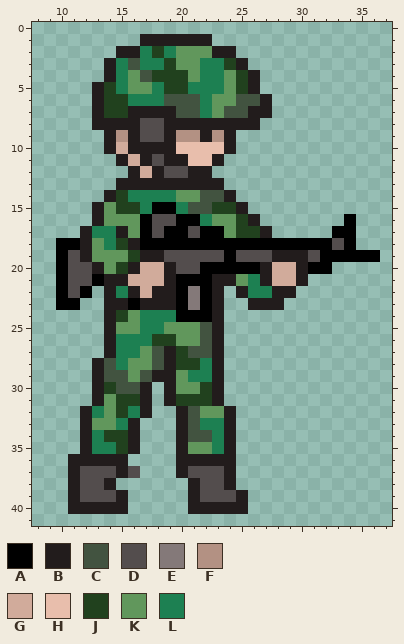
Pixel-art sprite -- project/assets/soldier_1_m16_idle_side.png. That is the earlier state.
The file is 42x42 pixels. Shown: x 8..37, y 0..41.
Palette (. is transparent): A #000000  B #221c1c  C #425340  D #534d4d  E #847979  F #b39183  G #d1ab9b  H #e8beac  J #21411e  K #61975c  L #1d8052
Pixels before, first column x 10:
 1 .......BBBBBB..............
 2 .....BBLJLKKKBB............
 3 ....BLCLLJKKLLJB...........
 4 ....BLKCJJJKLLKJB..........
 5 ...BJLKKLJJLLLKJB..........
 6 ...BJJLLLCCCLKKCCB.........
 7 ...BJJBBBBCCLKCCBB.........
 8 ...BBBBDDBBBBBBBB..........
 9 ....BFBDDBFFBFB............
10 ....BGBBBBHHHHB............
11 .....BGBDBBHHB.............
12 ......BGBDDBB..............
13 .....BBBBBBBBB.............
14 ....BJLLLLKKCCB............
15 ...BKJJLAALCCJJB...........
16 ...BKKKADDAALKKJB.......A..
17 ..BLLBKADAADAAKJJB.....AA..
18 AABKLJBAAAAAAAAAAAAAAAADA..
19 ADBKKKJBBDDDDDADDDBBBDAAAAA
20 ADDBKJBGGBDDAAAAABGGBAA....
21 ADDABBGGGBAAABBKLBGGB......
22 ADA.BLBGBBAEAB.BLLBB.......
23 AA..BBABBBAEAB..BBB........
24 ....BJKLLLAAAB.............
25 ....BKKLLKKKCB.............
26 ....BLLLJJKKCB.............
27 ....BLLKCBJCCB.............
28 ...BCLKKCBJJLB.............
29 ...BCCKCBBKLLB.............
30 ...BJCCB.BKKJB.............
31 ...BKJJB.BJJJB.............
32 ..BLKJLB..BCKKB............
33 ..BKKLB...BCLLB............
34 ..BLJJB...BCCLB............
35 ..BLLJB...BKKLB............
36 .BBBBB....BBBBB............
37 .BDDDBD...BDDDB............
38 .BDDB......BDDB............
39 .BDDDB.....BDDDB...........
40 .BBBBB.....BBBBB...........
After the commit:
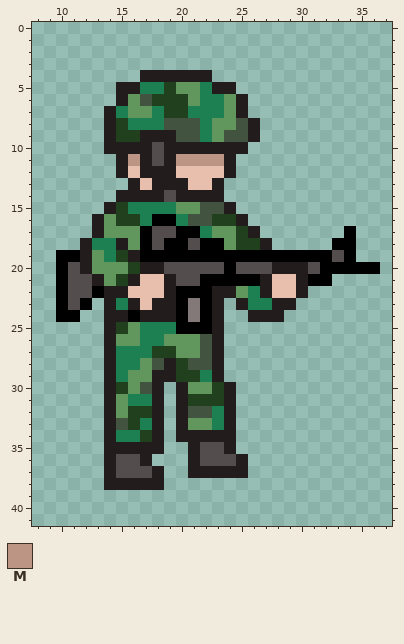
Colours new in this view: M #bd9584
Diff:
Changed rows in their new state; - is an unchanged pixel.
first column x 10:
 1 -------......--------------
 2 -----..........------------
 3 ----............-----------
 4 ----...BBBBBB....----------
 5 ---..BBL--KK-BB..----------
 6 ---..BKCJJJK-L-B..---------
 7 ---.BLKKLJJL-LKB..---------
 8 ---.-JLLLCCCLKKC-----------
 9 -----JJBB-CCLKCCB----------
10 -----B--D-BBBB-B-----------
11 ------M---MMMMB------------
12 -----BHB-BHHHHB------------
13 -----.-H---HH--------------
14 ----.BBBBDBBBB.------------
15 ---.B-L-LLKK-CB.-----------
16 -----JJLAALCCJJB.-------.--
17 --.BKK---D-ALK--B.-----.---
18 ..-L-BK-D--D--KJJB.....A---
19 -A--LJBAAAAAAA-AAAAAAA-D-..
20 --BK-KJBBD--DD-DDDBB-D-AAAA
21 ---BKJBHH-DD-AAAA-HH-AA----
22 --DA-BHHH--A--BK-BHHB------
23 -DA--LBH-------BLL-B-------
24 AA---BABBB-E----BBB--------
25 -----J---LAAA--------------
26 -----KK-LK-----------------
27 -------LJJKK---------------
28 ---.B-L----CC--------------
29 ---.BL-K--JJ---------------
30 ---.BJKCB.B-KJB------------
31 ---.BKLLB.B--JB------------
32 --..BKJJB---CL-------------
33 --..BCJLB--KK--------------
34 --..BLLJB--BBB-------------
35 --..BB-BB-.BDD-------------
36 -...-DDB--.-DDDB-----------
37 -...BD-DB-.BBB-B-----------
38 -...-BBBB--....------------
39 -.....-----.....-----------
40 -.....-----.....-----------
Where, in picture pixels (left, top, right, bottom), the same in both pictures:
changed: (56, 34, 380, 514)
